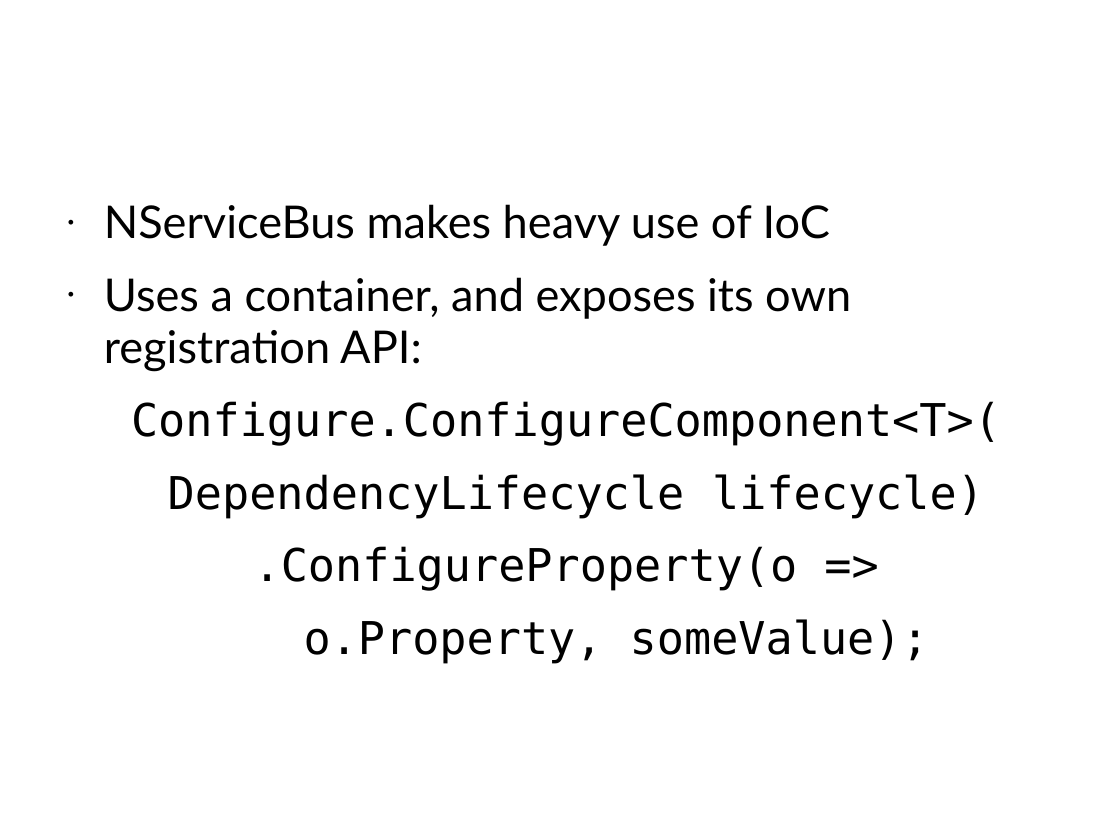
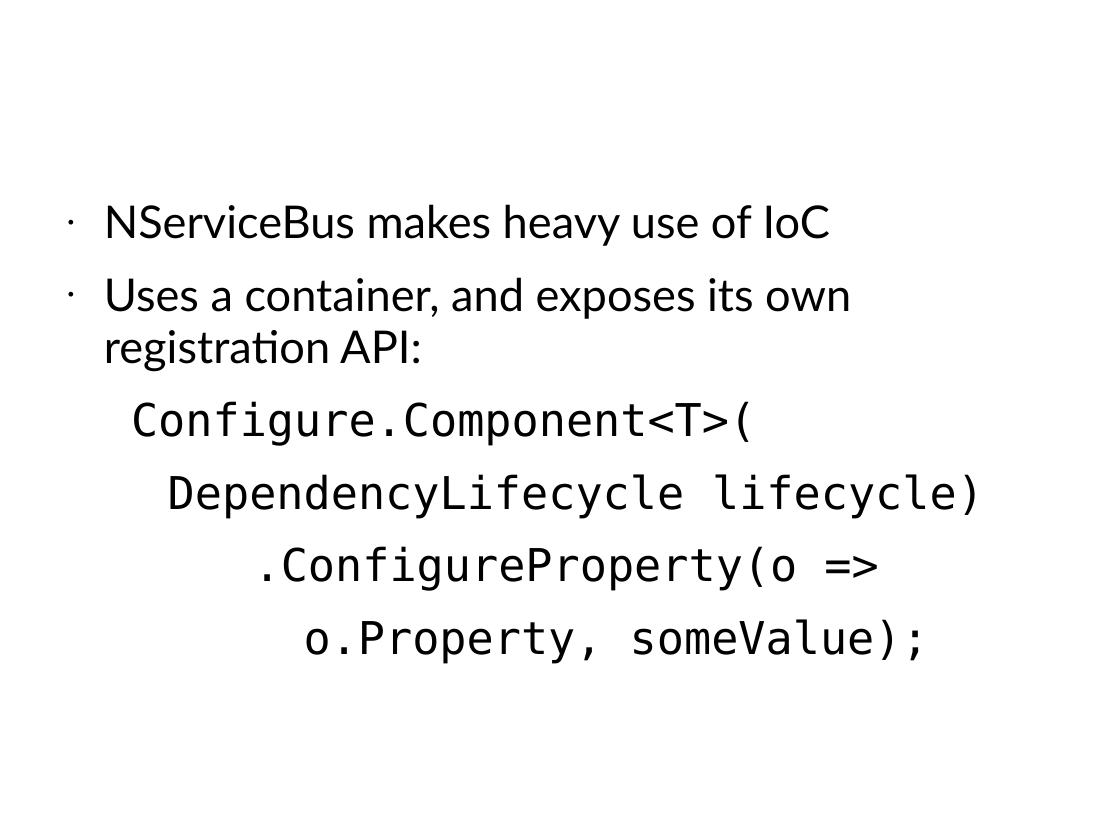
Before and after one commit to Particular/Course.Slides, a slide deck: slide 42 of EnterpriseDevelopmentWithNServiceBus.pptx. Drawn at 1120x840 pixels with LibreOffice and Linux fonts; fonts in the diff are those of the drawing; background and template pictures are left out. Boxes give left, top, right and bottom in pixels: in the first picture for what was removed or moved away, otherwise in the second. Text is boxed around its words. In the diff, an @@ line names an element or a change of style, - is before the commit and + after.

```diff
--- a/EnterpriseDevelopmentWithNServiceBus.pptx
+++ b/EnterpriseDevelopmentWithNServiceBus.pptx
@@ text at box(131, 401, 756, 446): text changed @@
-Configure.ConfigureComponent<T>(
+Configure.Component<T>(
```
Also in this commit, not shown: 1 other slide changed.
